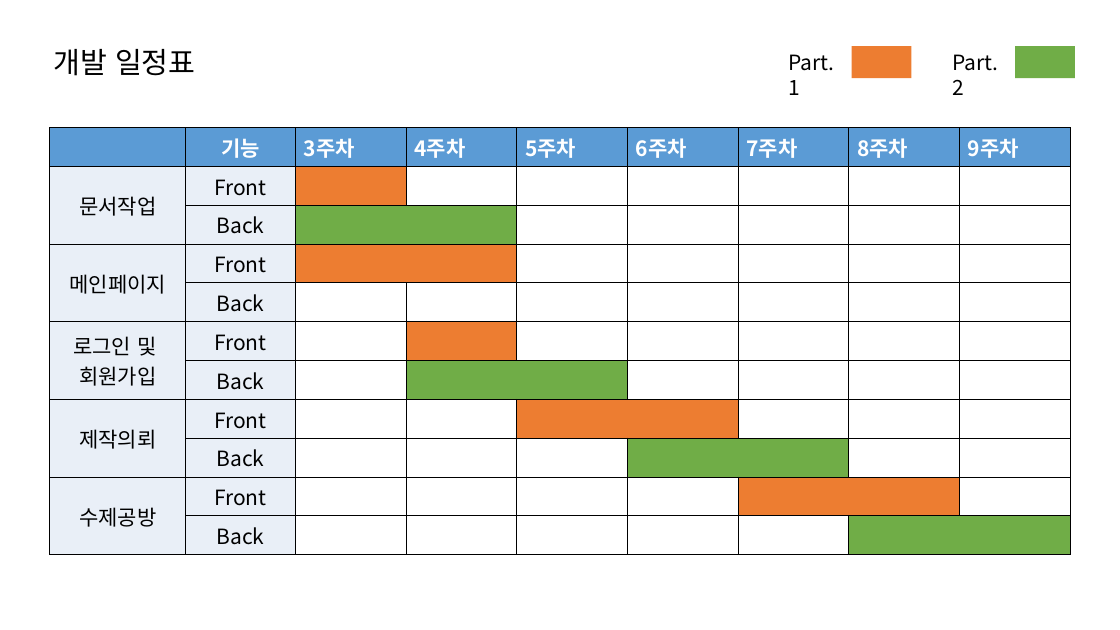
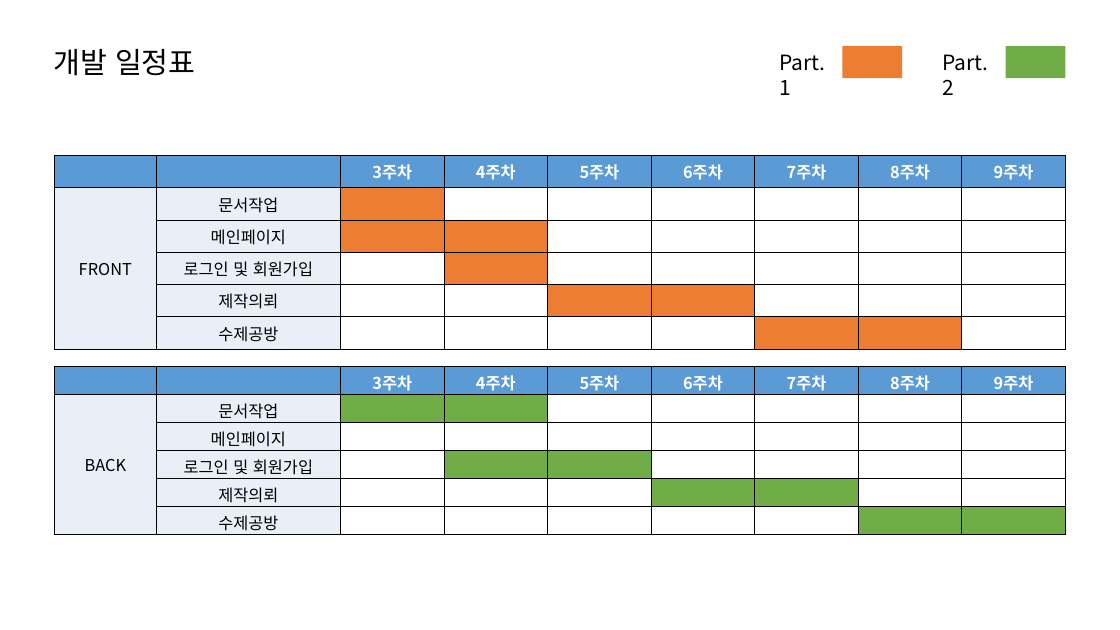
Before and after one commit to wnsgudchl0302/HandWork_Project_2021, a slide deck: slide 1 of DevDoc/개발일정표.pptx. Drawn at 1120x630 pixels with LibreOffice and Linux fonts; fonts in the diff are those of the drawing. Boxes give left, top, right and bottom in pixels: in the first picture for what was removed or moved away, otherwise in the second. Text is boxed around its words. In the diff, an @@ line names an element or a change of style, - is before the commit and + after.

```diff
--- a/DevDoc/개발일정표.pptx
+++ b/DevDoc/개발일정표.pptx
@@ 2 texts, 2 rectangles: place and size @@
-2 texts, 2 rectangles at (789,46,1075,95)
+2 texts, 2 rectangles at (779,46,1065,95)
@@ table at (55,155,1064,346) @@
-row 1:  | 기능 | 3주차 | 4주차 | 5주차 | 6주차 | 7주차 | 8주차 | 9주차
-row 2: 문서작업 | Front |  |  |  |  |  |  | 
-row 3:  | Back |  |  |  |  |  |  | 
-row 4: 메인페이지 | Front |  |  |  |  |  |  | 
-row 5:  | Back |  |  |  |  |  |  | 
-row 6: 로그인 및 / 회원가입 | Front |  |  |  |  |  |  | 
-row 7:  | Back |  |  |  |  |  |  | 
-row 8: 제작의뢰 | Front |  |  |  |  |  |  | 
-row 9:  | Back |  |  |  |  |  |  | 
-row 10: 수제공방 | Front |  |  |  |  |  |  | 
-row 11:  | Back |  |  |  |  |  |  | 
+row 1:  |  | 3주차 | 4주차 | 5주차 | 6주차 | 7주차 | 8주차 | 9주차
+row 2: FRONT | 문서작업 |  |  |  |  |  |  | 
+row 3:  | 메인페이지 |  |  |  |  |  |  | 
+row 4:  | 로그인 및 회원가입 |  |  |  |  |  |  | 
+row 5:  | 제작의뢰 |  |  |  |  |  |  | 
+row 6:  | 수제공방 |  |  |  |  |  |  | 
@@ table: place and size @@
-table at (50,128,1072,549)
+table at (55,155,1064,346)
@@ table added at (55,366,1064,539), 6 rows, 9 columns @@
+ |  | 3주차 | 4주차 | 5주차 | 6주차 | 7주차 | 8주차 | 9주차
+BACK | 문서작업 |  |  |  |  |  |  | 
+ | 메인페이지 |  |  |  |  |  |  | 
+ | 로그인 및 회원가입 |  |  |  |  |  |  | 
+ | 제작의뢰 |  |  |  |  |  |  | 
+ | 수제공방 |  |  |  |  |  |  | 
```
Also in this commit, not shown: 1 other slide changed, 3 slides removed.
